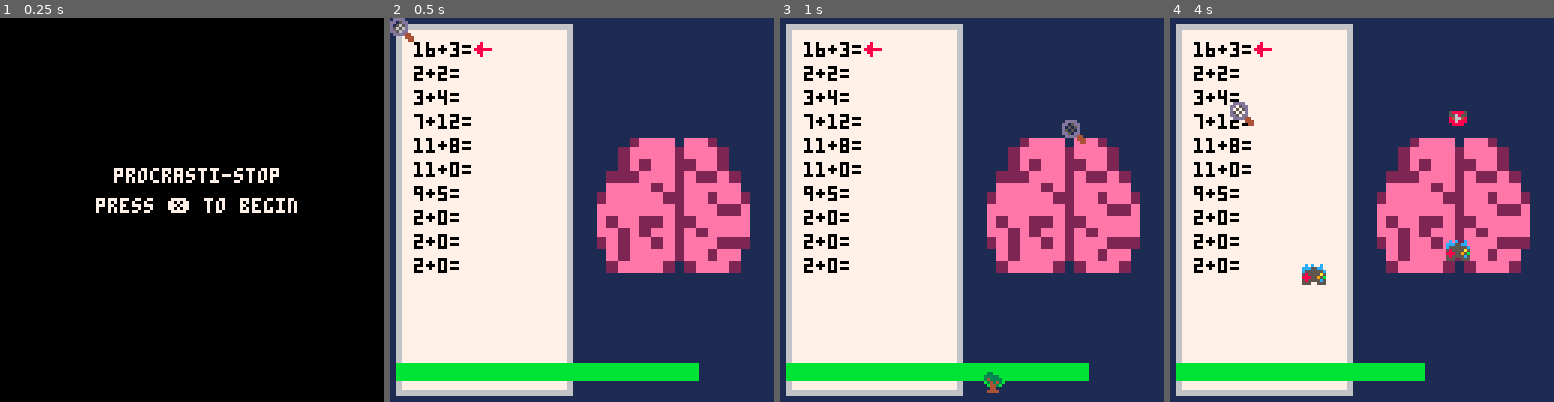
Above: before the commit, frames 1-4 (left to right).
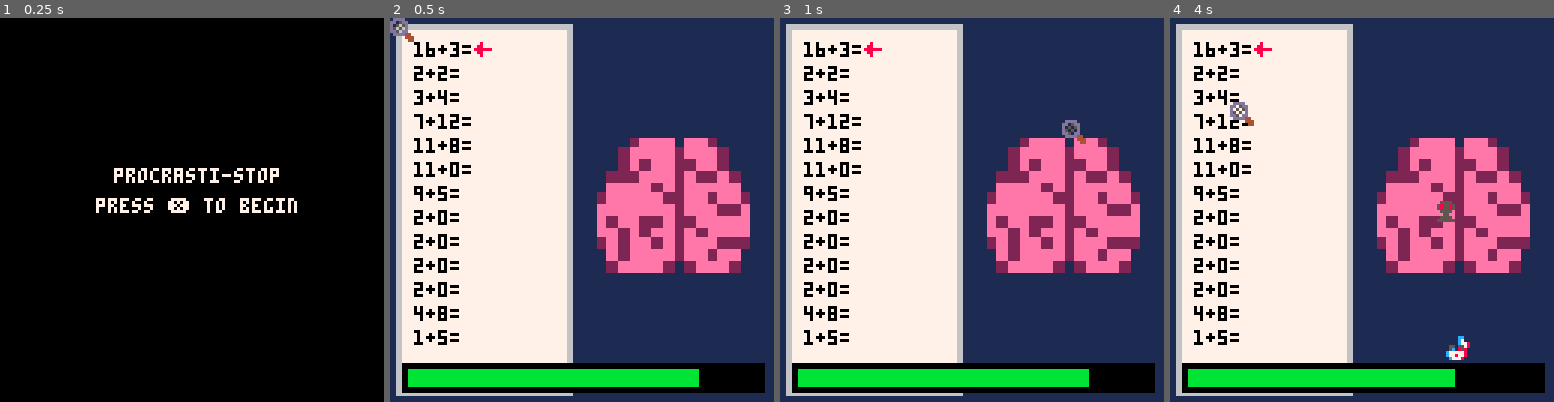
Above: after the commit, the same moments.

Repository: sansuruu/Pico8Games
Game: PICO-8 cartridge ShovelJam2025/hw_roguelike.p8
Same seed, same stepped clock (60 frames per second), same inputs: the game is played once before the commit and once after it.
Inputs (mouse positions are in pixels of both pictures, inside the frame that each line leads up to):
- Up to frame 1 (0.25 s): no input
- Up to frame 2 (0.5 s): tap X (X key) at 0.33 s
- Up to frame 3 (1 s): click (1060, 121) at 0.67 s
- Up to frame 4 (4 s): tap X (X key) at 1.07, 1.85, 2.97 s; click (1216, 267) at 1.22 s; click (1277, 114) at 1.77 s; click (1342, 259) at 2.32 s; click (1404, 106) at 2.87 s; click (1465, 256) at 3.42 s; click (1231, 102) at 3.97 s

Frame 1 is identical in both runs. In frame 2, 5.7% of the frame differs, in the area x 1-98%, y 68-98%; in frame 3, 5.7%; in frame 4, 7.3%, in the area x 1-98%, y 24-98%.

Commit message:
added pages to the homework, and yeah :D

Diff:
--- a/ShovelJam2025/HWRoguelike.lua
+++ b/ShovelJam2025/HWRoguelike.lua
@@ -15,10 +15,11 @@
     if (game_state == 0) then
         if (btn(5)) game_init()
     elseif (game_state == 1) then
+        updateKeyInput()
         updateMouse()
-        updateKeyInput()
         updateEnemies()
         updateAttentionBar()
+        checkHomeworkComplete()
         updateTick()
     end
 end
@@ -81,11 +82,12 @@
         m_y = 0,
         m_sprite = 1,
         ans_input = "",
-        hw_length = 10,
+        hw_length = 26,
         attention = 100,
         distract_p = 20,
-        speed = 2
-
+        speed = 2,
+        correct = 0, --hold data on if its right or not
+        incorrect = 0
     }
 end
 
@@ -104,30 +106,56 @@
 --HOMEWORK
 function makeHomework()
     hw_complete = false
-    hw = {
-        problems = {},
-        answers = {},
-        subm_format = {}, -- 0 -> n/a, 3 -> correct, 8 -> wrong
-        index = 1
-    }
-
-    for i=1, p.hw_length do
-        local temp_ans = rndb(1,20)
-        add(hw.answers, temp_ans)
-        local temp_a = rndb(1,temp_ans)
-        local temp_b = temp_ans - temp_a
-        add(hw.problems,""..temp_a.."+"..temp_b.."=")
-        add(hw.subm_format,0)
+    hw = {}
+
+    page_count = (p.hw_length \ 14) + 1
+    local temp = p.hw_length
+    for i=1, page_count do
+        hw_page = {
+            problems = {},
+            answers = {},
+            subm_format = {}, -- 0 -> n/a, 3 -> correct, 8 -> wrong
+            index = 1
+        }
+        if (temp > 13) then
+            for i=1, 13 do
+                local temp_ans = rndb(1,20)
+                add(hw_page.answers, temp_ans)
+                local temp_a = rndb(1,temp_ans)
+                local temp_b = temp_ans - temp_a
+                add(hw_page.problems,""..temp_a.."+"..temp_b.."=")
+                add(hw_page.subm_format,0)
+            end
+            add(hw, hw_page)
+            temp -= 13
+        else
+            for i=1, temp do
+                local temp_ans = rndb(1,20)
+                add(hw_page.answers, temp_ans)
+                local temp_a = rndb(1,temp_ans)
+                local temp_b = temp_ans - temp_a
+                add(hw_page.problems,""..temp_a.."+"..temp_b.."=")
+                add(hw_page.subm_format,0)
+            end
+            add(hw, hw_page)
+        end
     end
 end
 
 function drawHomework()
+    local color = nil
+
     rectfill(2,2,60,125,6) --paper
     rectfill(4,4,58,123,7)
 
-    for i=1, #hw.problems do
-        print(hw.problems[i],8,i*8,hw.subm_format[i])
-    end
+    active_page = hw[1]
+    for i=1, #active_page.problems do
+        print(active_page.problems[i],8,i*8,active_page.subm_format[i])
+    end
+
+end
+
+function checkHomeworkComplete()
 
 end
 
@@ -136,15 +164,25 @@
 
 function updateKeyInput()
     local t = stat(31)
+    local last = #active_page.problems % 13
     if (t == "\r") return
     if (t == " ") then
-        hw.problems[hw.index] = hw.problems[hw.index]..p.ans_input
-        if (p.ans_input == tostr(hw.answers[hw.index])) then
-            hw.subm_format[hw.index] = 3
+        active_page.problems[active_page.index] = active_page.problems[active_page.index]..p.ans_input
+        if (p.ans_input == tostr(active_page.answers[active_page.index])) then
+            active_page.subm_format[active_page.index] = 3
         else
-            hw.subm_format[hw.index] = 8
-        end
-        hw.index += 1
+            active_page.subm_format[active_page.index] = 8
+        end
+        active_page.index += 1
+
+        if (#hw > 1 and active_page.index > 13 and last == 0) then
+            del(hw,active_page)
+        elseif (#hw == 1) then
+            last = #active_page.problems
+            if (active_page.index > last) del(hw,active_page)
+
+        end
+        if (#hw < 1) game_state = 2
         p.ans_input = ""
         return
     end
@@ -161,14 +199,16 @@
     else
         p.ans_input = p.ans_input..t
     end
+
 end
 
 function drawKeyInput()
     if (p.ans_input=="") then
+        if (active_page.problems[active_page.index] == nil) return
         --rect(4+#hw.problems[hw.index]*4,hw.index*8,6+#hw.problems[hw.index]*4,hw.index*8 +4,0)
-        spr(2,8+#hw.problems[hw.index]*4,hw.index*8)
-    else
-        print(p.ans_input,8+#hw.problems[hw.index]*4,hw.index*8,0)
+        spr(2,8+#active_page.problems[active_page.index]*4,active_page.index*8)
+    else
+        print(p.ans_input,8+#active_page.problems[active_page.index]*4,active_page.index*8,0)
     end
 end
 
@@ -181,7 +221,8 @@
 end
 
 function drawAttentionBar()
-    rectfill(2,115,2+p.attention,120,11)
+    rectfill(4,115,124,124,0)
+    rectfill(6,117,2+p.attention,122,11)
 end
 
 
@@ -208,7 +249,7 @@
         elseif (i.y > 60) then
             i.y -= 1
         end
-
+        --consider momementum based aka dx dy
         if (checkEnemyCollision(i)) del(enemies,i)
 
         if (i.x == 92 and i.y == 60) then
@@ -220,7 +261,7 @@
 
     -- then, if applicable, spawn an enemy if its time
     if (tick > 0 and tick % 15 == 0) e_sec +=1
-    if (e_sec == 1) then
+    if (e_sec ==2) then
         e_sec = 0
         local temp_x = rndb(0,128)
         local temp_y = nil
--- a/ShovelJam2025/hw_roguelike.p8
+++ b/ShovelJam2025/hw_roguelike.p8
@@ -4,17 +4,19 @@
 #include hwroguelike.lua
 
 __gfx__
-000000000dddd0000080000000000000000000000000cc00dddddddd000000000bbb00000c0c00c0000000000000000000000000000000000000000000000000
-00000000dd05dd000880000000000000000000000000c700d777777d000000000b33bb00ccc55cc0005555000000000000000000000000000000000000000000
-00700700d0505d008888880000002eee0ee200000000c778de7777ed05888850b33333b0c555555c058558500000000000000000000000000000000000000000
-00077000d5050d00088000000002eeee2eee200005505578dee77eed05568550b343333b585555a5058558500000000000000000000000000000000000000000
-00077000dd50dd00008000000002e2ee22ee200005c08580d777777d084664800b34343b8885595b005555000000000000000000000000000000000000000000
-007007000dddd4400000000000222eee2e22e200c7777780dddd77dd0886888000b443b0585555c5000550000000000000000000000000000000000000000000
-00000000000004440000000000eeee2e2eeeee00c77877800000d7d0008888000004400055500555005555000000000000000000000000000000000000000000
-00000000000000440000000002eeeee22ee2ee200c77780000000dd0000000000044440000000000055555500000000000000000000000000000000000000000
+000000000dddd0000080000000000000000000000000cc00dddddddd000000000bbb00000c0c00c000000000000aa00000000000000000000000000000000000
+00000000dd05dd000880000000000000000000000000c700d777777d000000000b33bb00ccc55cc00055550000aaaa0000000000000000000000000000000000
+00700700d0505d008888880000002eee0ee200000000c778de7777ed05888850b33333b0c555555c058558500aa7aaa000000000000000000000000000000000
+00077000d5050d00088000000002eeee2eee200005505578dee77eed05568550b343333b585555a5058558500aa77aa000000000000000000000000000000000
+00077000dd50dd00008000000002e2ee22ee200005c08580d777777d084664800b34343b8885595b0055550000aa7a0000000000000000000000000000000000
+007007000dddd4400000000000222eee2e22e200c7777780dddd77dd0886888000b443b0585555c5000550000006600000000000000000000000000000000000
+00000000000004440000000000eeee2e2eeeee00c77877800000d7d0008888000004400055500555005555000055550000000000000000000000000000000000
+00000000000000440000000002eeeee22ee2ee200c77780000000dd0000000000044440000000000055555500006600000000000000000000000000000000000
 0000000000000000000000000eeeeeee2eee22e00000000000000000000000000000000000000000000000000000000000000000000000000000000000000000
 0000000000000000000000000e2ee22e22eeeee00000000000000000000000000000000000000000000000000000000000000000000000000000000000000000
 0000000000000000000000000ee2e2ee2e2eeee00000000000000000000000000000000000000000000000000000000000000000000000000000000000000000
 00000000000000000000000002e2ee2e2eee22200000000000000000000000000000000000000000000000000000000000000000000000000000000000000000
 00000000000000000000000000e2eeee2ee2ee000000000000000000000000000000000000000000000000000000000000000000000000000000000000000000
 000000000000000000000000002eeee202eee2000000000000000000000000000000000000000000000000000000000000000000000000000000000000000000
+
+
Not shown, changed: the sound effects (__sfx__) section of ShovelJam2025/hw_roguelike.p8
